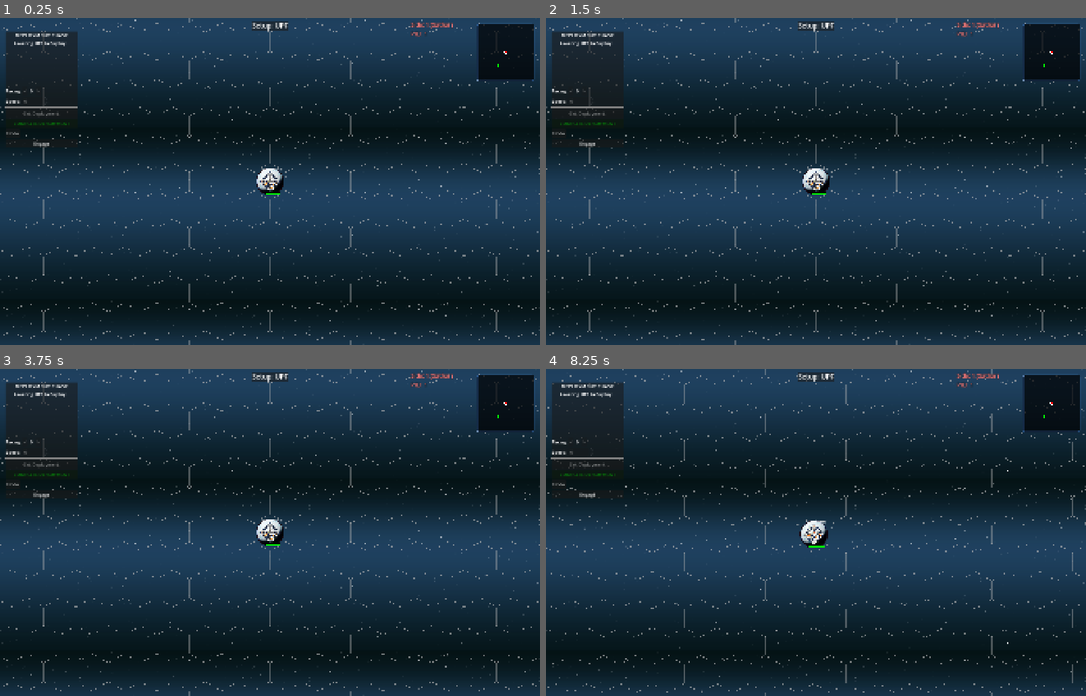
Above: before the commit, frames 1-4 (two rows, left to right).
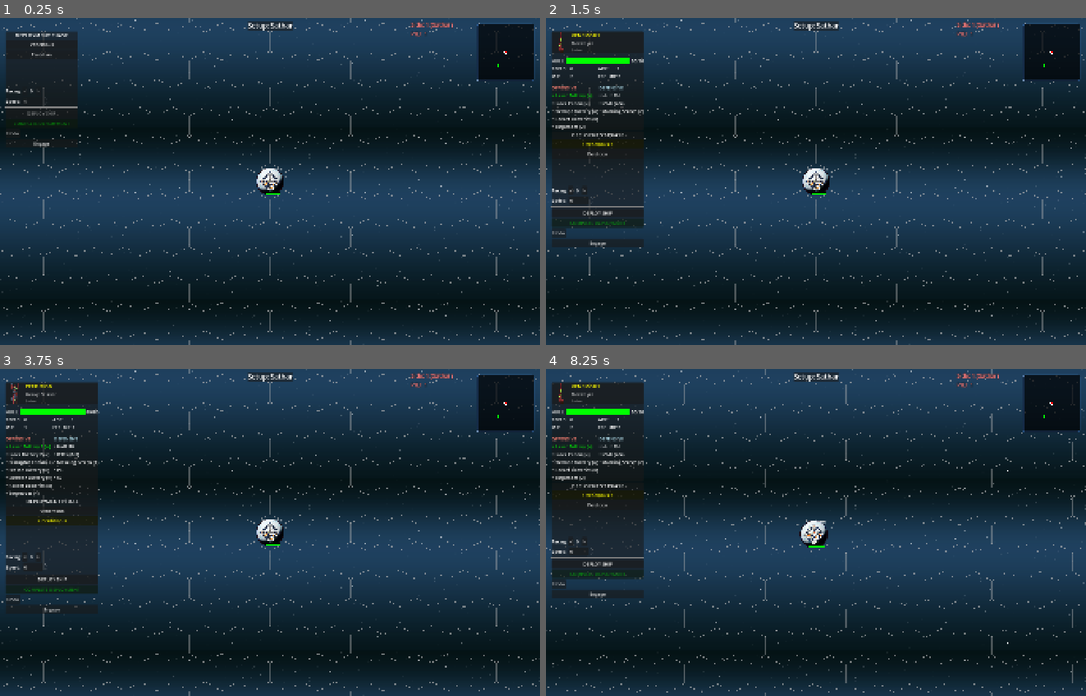
Above: after the commit, the same moments.

Repository: jjeffers/sf-kh-simulator
Game: Godot game, scene res://Scenes/Main.tscn
Same seed, same stepped clock (60 frames per second), same inputs: the game is played once before the commit and once after it. This scene is started directly instead of the project's main scene.
Inputs (mouse positions are in pixels of both pictures, inside the frame that each line leads up to):
- Up to frame 1 (0.25 s): no input
- Up to frame 2 (1.5 s): click "Undo" at 0.5 s; click (589, 44) at 1.25 s, where only the run after the commit has a clickable "Venemous"
- Up to frame 3 (3.75 s): click (54, 496) at 2 s, where only the run after the commit has a clickable "> Venemous <"; click "Engage" at 2.75 s; click (54, 506) at 3.5 s, where only the run after the commit has a clickable "Perdition"
- Up to frame 4 (8.25 s): click (600, 509) at 4.25 s, where only the run after the commit has a clickable "Venemous"; click (573, 542) at 5 s, where only the run after the commit has a clickable "<"; click (583, 542) at 5.75 s, where only the run after the commit has a clickable ">"; click (600, 565) at 6.5 s, where only the run after the commit has a clickable "DEPLOY SHIP"; click "Undo" at 7.25 s; tap Enter at 8 s; drag from (1053, 404) to (870, 460) at 8.02 s

The runs differ from the first frame. In frame 1, 0.3% of the frame differs, in the area x 1-55%, y 1-30%; in frame 2, 5.6%; in frame 3, 6.5%, in the area x 0-55%, y 1-75%; in frame 4, 5.6%.
Error before the commit: Invalid access to property or key 'name' on a base object of type 'Nil'. (res://Scripts/GameManager.gd:3760)
Error after the commit: Invalid access to property or key 'facing' on a base object of type 'Nil'. (res://Scripts/GameManager.gd:3767)

Commit message:
Enforce UPF deploys first in Surprise Attack and The Last Stand

Diff:
--- a/Scripts/GameManager.gd
+++ b/Scripts/GameManager.gd
@@ -320,19 +320,22 @@
 	log_message("Game Setup Received: Seed %d" % seed_val)
 	load_scenario(scen_key, seed_val)
 	_load_planets_from_scenario(scen_key)
-	start_deployment_phase()
-
-func start_deployment_phase():
+	start_deployment_phase(scen_key)
+
+func start_deployment_phase(scen_key: String = ""):
 	current_phase = Phase.DEPLOYMENT
 	log_message("[color=cyan]=== DEPLOYMENT Phase ===[/color]")
 	has_deployed_side_1 = false
 	has_deployed_side_2 = false
 
-	# Mark all ships as undeployed initially, except those pre-deployed by scenario logic.
-	# We rely on is_deployed var in Ship.gd.
-
-	# Defender usually deploys first. By default, Side 2 is Defender.
-	deployment_subphase = 2
+	# UPF (Side 1) sets up first in these specific scenarios as Defenders.
+	if scen_key == "":
+		scen_key = NetworkManager.lobby_data.get("scenario", "simple_test")
+
+	if scen_key == "surprise_attack" or scen_key == "the_last_stand":
+		deployment_subphase = 1
+	else:
+		deployment_subphase = 2
 
 	_update_ui_state()
 	_update_deployment_ui()
